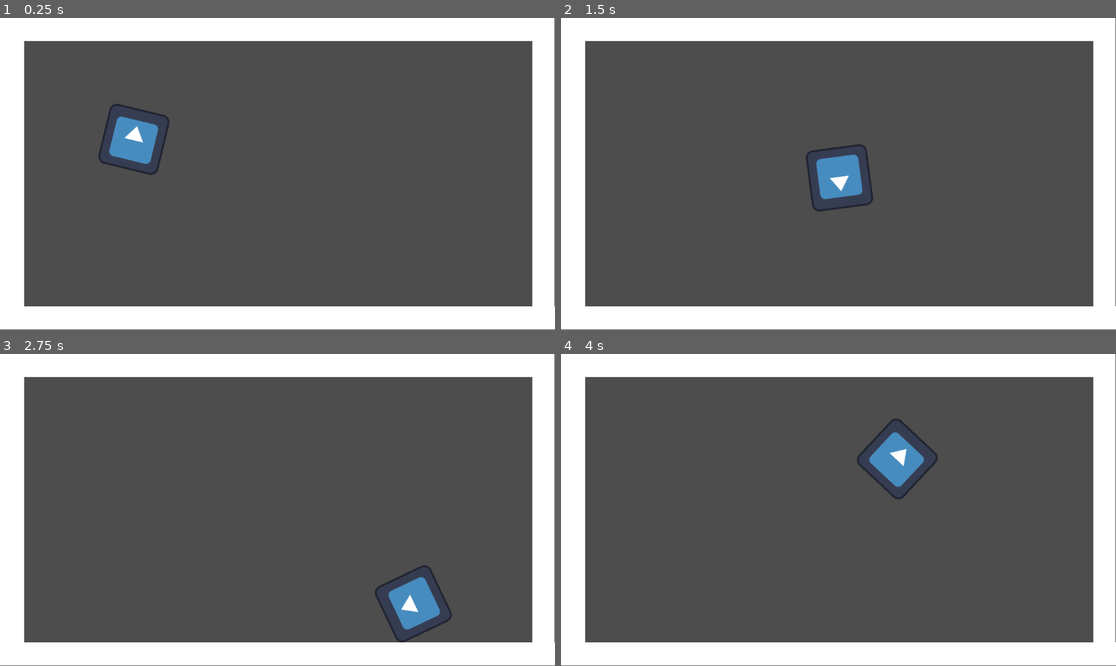
Above: before the commit, frames 1-4 (two rows, left to right).
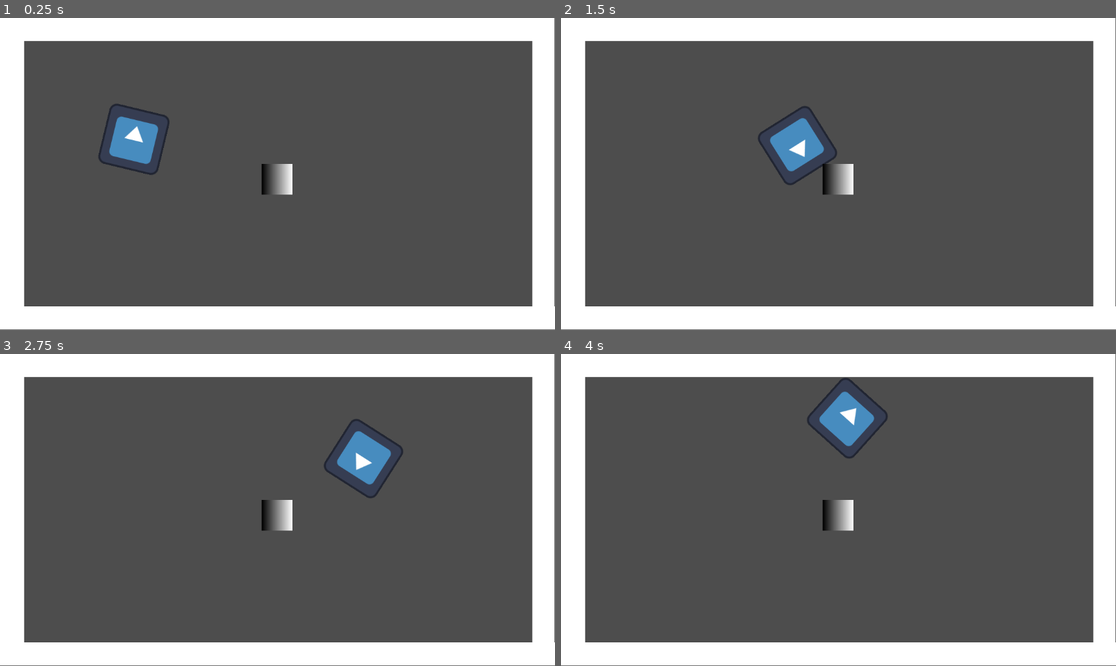
Above: after the commit, the same moments.

Repository: Riley14-coding/GameEngines_FinalProject
Game: Godot game, scene res://MainScene.tscn
Two runs of this game, one before a commit and one after it. Both use one fixed random seed, a clock stepped at 60 frames per second and the inputs below. The engine's default icon, where the game draws it, is replaced by a stand-in: a white triangle on a blue panel in a dark square.
Inputs (mouse positions are in pixels of both pictures, inside the frame that each line leads up to):
- Up to frame 1 (0.25 s): no input
- Up to frame 2 (1.5 s): tap Enter at 0.5 s; move the mouse to (960, 158) at 0.52 s; hold D (right) 0.53-1.28 s; move the mouse to (727, 189) at 1.27 s; hold S (down) from 1.28 s (still down)
- Up to frame 3 (2.75 s): move the mouse to (333, 441) at 2.02 s; release S (down) at 2.03 s; hold D (right) from 2.03 s (still down)
- Up to frame 4 (4 s): move the mouse to (810, 572) at 2.77 s; release D (right) at 2.78 s; hold W (up) 2.78-3.53 s; move the mouse to (1005, 556) at 3.52 s; hold A (left) from 3.53 s (still down)

The runs differ from the first frame. In frame 1, 0.5% of the frame differs, in the area x 47-53%, y 46-57%; in frame 2, 2.5%; in frame 3, 3.1%, in the area x 47-82%, y 20-93%; in frame 4, 3.1%.

Commit message:
Added Enemy
added an enemy and moved player to there own scene

Diff:
--- a/MainScene.tscn
+++ b/MainScene.tscn
@@ -1,10 +1,7 @@
-[gd_scene load_steps=10 format=3 uid="uid://c6hqf6rpbdnn5"]
+[gd_scene load_steps=9 format=3 uid="uid://c6hqf6rpbdnn5"]
 
-[ext_resource type="Texture2D" uid="uid://cyhr1oaax6tc7" path="res://Assets/icon.svg" id="1_3mqji"]
-[ext_resource type="Script" uid="uid://dgl0ubmtvok56" path="res://Scripts/PlayerController.gd" id="1_x4av3"]
-
-[sub_resource type="RectangleShape2D" id="RectangleShape2D_x4av3"]
-size = Vector2(126, 123)
+[ext_resource type="PackedScene" uid="uid://d2ljg10foq48" path="res://Scenes/player.tscn" id="1_x4av3"]
+[ext_resource type="PackedScene" uid="uid://0ak4ix47cgmf" path="res://Scenes/Enemy.tscn" id="3_rpqi1"]
 
 [sub_resource type="CanvasItemMaterial" id="CanvasItemMaterial_x4av3"]
 
@@ -26,16 +23,8 @@
 
 [node name="Node2D" type="Node2D"]
 
-[node name="Player" type="CharacterBody2D" parent="."]
+[node name="Player" parent="." instance=ExtResource("1_x4av3")]
 position = Vector2(278, 252)
-script = ExtResource("1_x4av3")
-
-[node name="CollisionShape2D" type="CollisionShape2D" parent="Player"]
-position = Vector2(1, 1.5)
-shape = SubResource("RectangleShape2D_x4av3")
-
-[node name="Sprite2D" type="Sprite2D" parent="Player"]
-texture = ExtResource("1_3mqji")
 
 [node name="LeftWall" type="StaticBody2D" parent="."]
 material = SubResource("CanvasItemMaterial_x4av3")
@@ -84,3 +73,6 @@
 position = Vector2(351, 275)
 scale = Vector2(18, 0.75)
 texture = SubResource("GradientTexture2D_rf2cd")
+
+[node name="Enemy" parent="." instance=ExtResource("3_rpqi1")]
+position = Vector2(575, 335)
--- /dev/null
+++ b/Scenes/Enemy.tscn
@@ -0,0 +1,25 @@
+[gd_scene load_steps=5 format=3 uid="uid://0ak4ix47cgmf"]
+
+[ext_resource type="Script" uid="uid://lawv42phiyhr" path="res://Scripts/enemyMovement.gd" id="1_m1htj"]
+
+[sub_resource type="RectangleShape2D" id="RectangleShape2D_7fd37"]
+size = Vector2(64, 64)
+
+[sub_resource type="Gradient" id="Gradient_m1htj"]
+
+[sub_resource type="GradientTexture2D" id="GradientTexture2D_wovta"]
+gradient = SubResource("Gradient_m1htj")
+
+[node name="Enemy" type="CharacterBody2D"]
+script = ExtResource("1_m1htj")
+
+[node name="CollisionShape2D" type="CollisionShape2D" parent="."]
+shape = SubResource("RectangleShape2D_7fd37")
+
+[node name="Sprite2D" type="Sprite2D" parent="."]
+texture = SubResource("GradientTexture2D_wovta")
+
+[node name="Timer" type="Timer" parent="."]
+autostart = true
+
+[connection signal="timeout" from="Timer" to="." method="_on_timer_timeout"]
--- /dev/null
+++ b/Scenes/player.tscn
@@ -0,0 +1,17 @@
+[gd_scene load_steps=4 format=3 uid="uid://d2ljg10foq48"]
+
+[ext_resource type="Script" uid="uid://dgl0ubmtvok56" path="res://Scripts/PlayerController.gd" id="1_cvnsp"]
+[ext_resource type="Texture2D" uid="uid://cyhr1oaax6tc7" path="res://Assets/icon.svg" id="2_6t5aa"]
+
+[sub_resource type="RectangleShape2D" id="RectangleShape2D_x4av3"]
+size = Vector2(126, 123)
+
+[node name="Player" type="CharacterBody2D"]
+script = ExtResource("1_cvnsp")
+
+[node name="CollisionShape2D" type="CollisionShape2D" parent="."]
+position = Vector2(1, 1.5)
+shape = SubResource("RectangleShape2D_x4av3")
+
+[node name="Sprite2D" type="Sprite2D" parent="."]
+texture = ExtResource("2_6t5aa")
--- /dev/null
+++ b/Scripts/enemyMovement.gd
@@ -0,0 +1,15 @@
+extends CharacterBody2D
+
+const speed = 30
+var dir: Vector2
+
+var Is_Enemy_Chase: bool
+
+func _ready():
+	Is_Enemy_Chase = false;
+func move(delta):
+	return
+func _on_timer_timeout() -> void:
+	$Timer.wait_time = randi_range(1,2);
+	dir = Vector2(randf_range(0,1),randf_range(0,1))
+	print(dir)
Not shown, added: Scripts/enemyMovement.gd.uid
